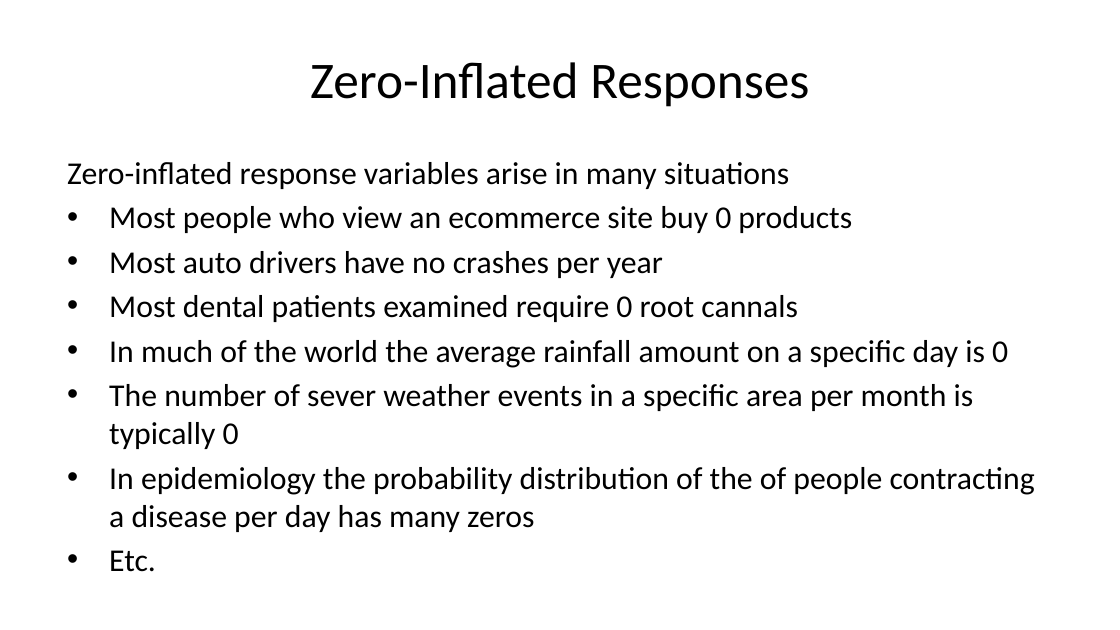
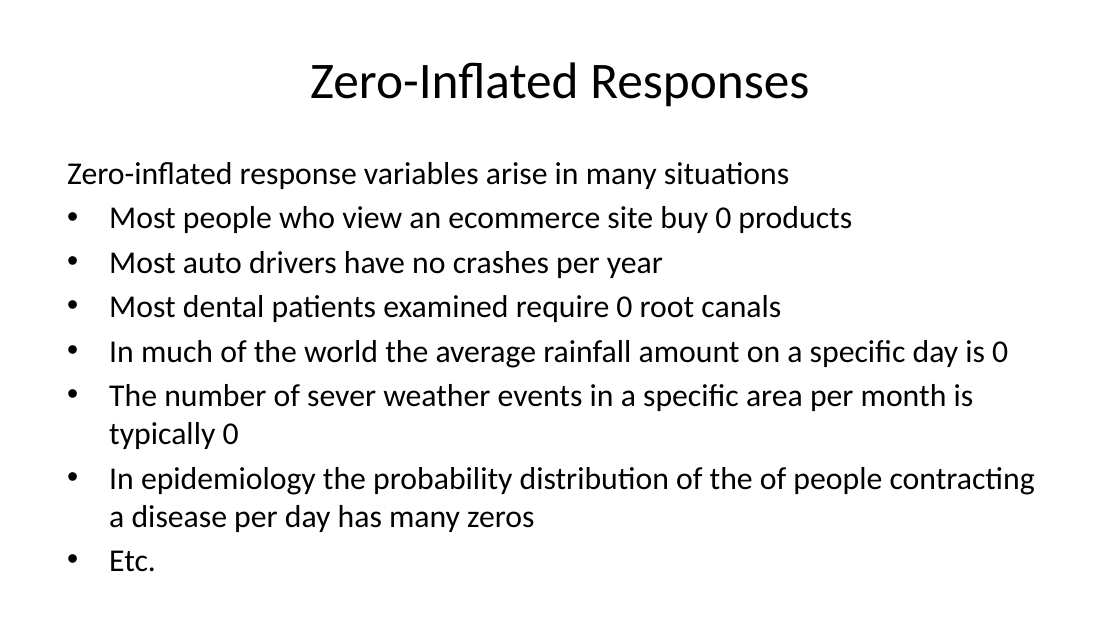
Before and after one commit to StephenElston/CSCI-E-83, a slide deck: slide 6 of LectureSlides/10b_ModelsFor OutliersAndOverdispersion.pptx. Drawn at 1120x630 pixels with LibreOffice and Linux fonts; fonts in the diff are those of the drawing. Boxes give left, top, right and bottom in pixels: in the first picture for what was removed or moved away, otherwise in the second. Text is boxed around its words. In the diff, an @@ line names an element or a change of style, - is before the commit and + after.

```diff
--- a/LectureSlides/10b_ModelsFor OutliersAndOverdispersion.pptx
+++ b/LectureSlides/10b_ModelsFor OutliersAndOverdispersion.pptx
@@ text at (109,295,781,322): text changed @@
-• Most dental patients examined require 0 root cannals
+• Most dental patients examined require 0 root canals
```
Also in this commit, not shown: 6 other slides changed.
